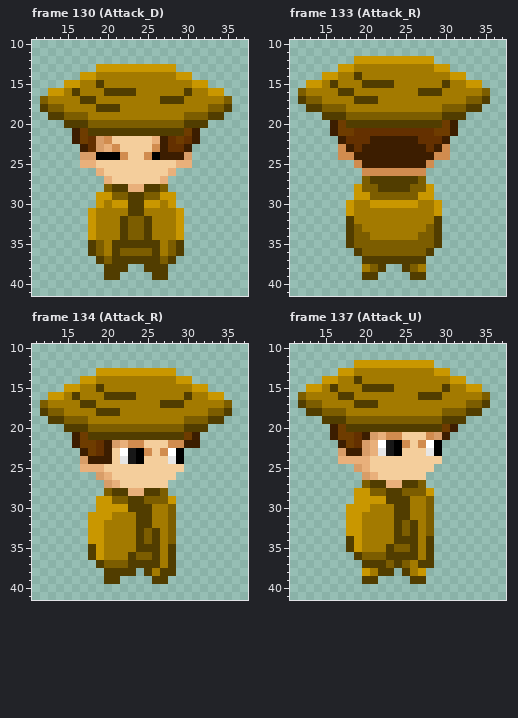
Two states of a pixel-art file, Skins/Raincoat.aseprite. The first picture shows the starting point.
48x48 pixels, 176 frames. Shown: frame 130 (Attack_D): x 11..37, y 10..41; frame 133 (Attack_R): x 11..37, y 10..41; frame 134 (Attack_R): x 11..37, y 10..41; frame 137 (Attack_U): x 11..37, y 10..41. The commit also changed other frames, which this record leaves out.
The result:
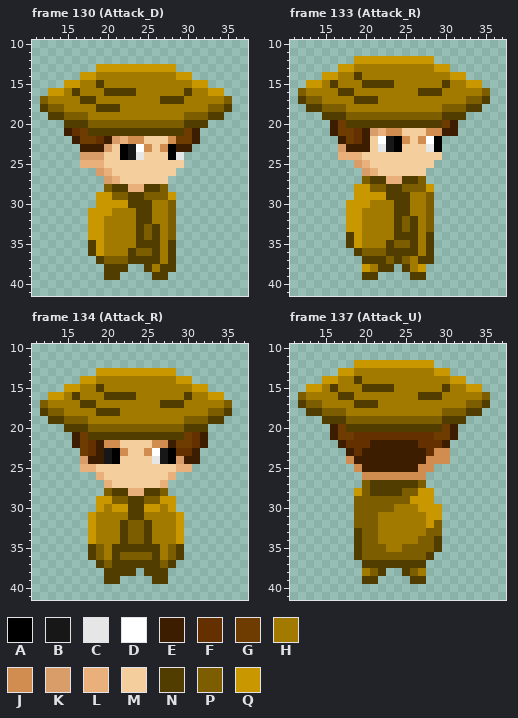
Palette (. is transparent): A #000000  B #171717  C #e6e6e6  D #ffffff  E #3c1d00  F #643000  G #6e3c00  H #a37a00  J #d18c4f  K #d89d68  L #e9b07b  M #f4ce9c  N #513d00  P #7c5d00  Q #c99700
Diff:
Changed rows in their new state; - is an unchanged pixel.
Frame 130 (Attack_D), layers "Head", "Torso":
first column x 15:
21 EF--------------
22 ---GFEKLJJ-MMJ-G
23 ---EEKMABDJMJAE-
24 ----KMMABCMMMAC.
25 ----L---------M.
26 ----KL-------M--
27 -----KL-----M---
29 ------------P---
30 -----Q----NH-P--
31 ----QQ--H-N--P.-
32 ----Q--HHN---P.-
33 ----Q--HHNPN-P.-
34 ----Q--HHNPN-P.-
35 ----Q-HHH----N.-
36 ----Q-HHN----N.-
37 ------PP----H---
38 -----------H-N--
Frame 133 (Attack_R), layers "Head", "Torso", "Legs":
first column x 17:
21 ---EKLJJMMMJJE
22 -G-EMDBAJMJDA.
23 K-E-MCBAMMMCA.
24 LLLMMMMMMMMMM.
25 --KLMMMMMMMM--
26 ---KLMMMMMM---
27 ------LL------
28 ---Q-P--P-----
29 ----QQNNNHHP--
30 --QQHHHNNH-P.-
31 --Q----NN--P.-
32 -QQ----NPN-P.-
33 -QQ----NPN--.-
34 --QH---NNNHN.-
35 --QHHHN--NHN.-
36 ------NNNNH---
37 ------P-PH-N--
38 ---QH-N--HQ---
Frame 134 (Attack_R), layers "Head", "Torso":
first column x 17:
21 --------------FE
22 -FEJJMMM-JJEGGFE
23 GFEBAJMM-DBAFFE-
24 ---BAMMM-CBAKEE-
25 --M---------LL--
26 --LM-------L----
27 ---LM-----L-----
29 ----------Q-----
30 ---H----QQ-Q----
31 --HH--N-H--HQ---
32 --H--NPP---HQ---
33 --H--NPPNH-HQ---
34 --H--NPPNH-HQ---
35 --P-NNN----PN---
36 --P-NPP----PN---
37 ----NN----P-----
38 ---------N-.----
Frame 137 (Attack_U), layers "Head", "Torso", "Legs":
first column x 17:
21 ---FFFFFFFFFGGE
22 -F-FEEEEEEFFFE-
23 .-FEEEEEEEEFJJ-
24 .JEEEEEEEEEJJJ-
25 --JEEEEEEEJJ---
26 ---JJJJJJJJ----
27 ------NN-------
28 ---PNN----Q----
29 --PPPPPPPQQQ---
30 -.PPPPPHH-QQQ--
31 -.PPP--HH--QQ--
32 -.PPP--HHH-QP--
33 -.NPP--HHH--P--
34 -.NPP--HHHPPN--
35 -.NPPPHH-PPPN--
36 ------PPPPP----
37 ------N-NN-.---
38 ---HP-.--PH----
